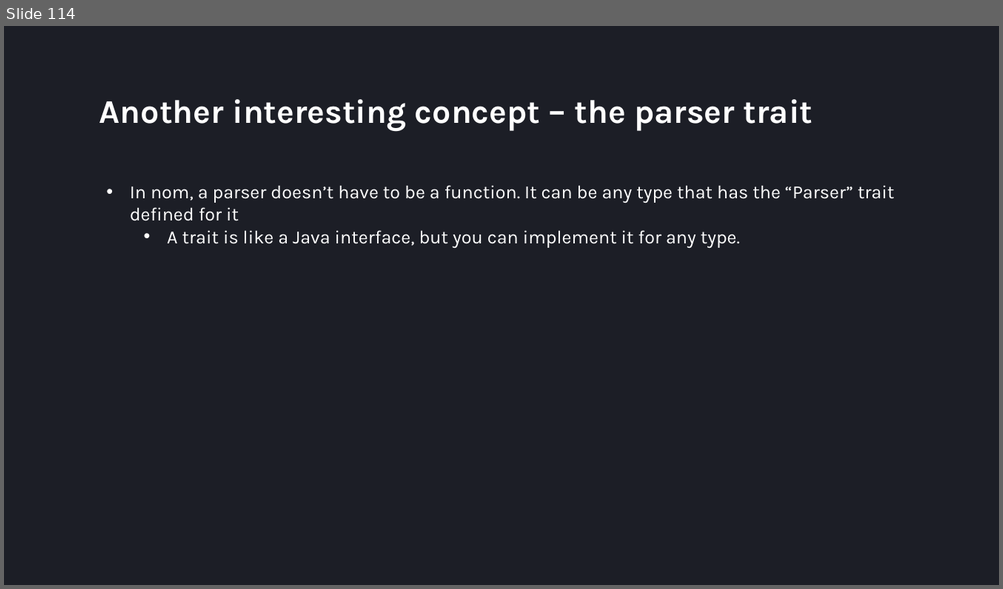
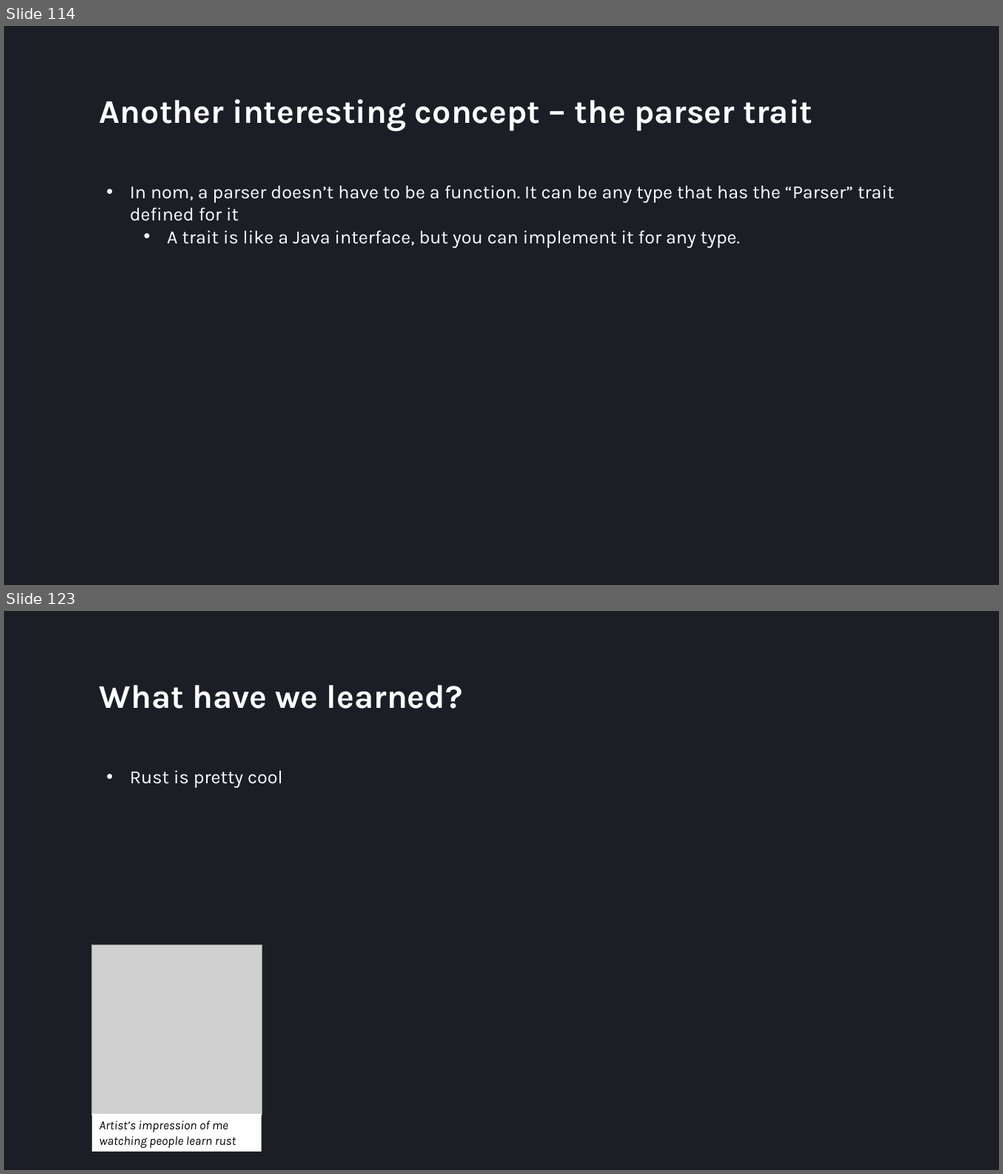
Before and after one commit to villuna/parsers-talk, a slide deck: presentation/presentation.pptx. Shown one above the other, each under a label of ours: slide 114 before the commit, slides 114 and 123 after it; the slides between them are not shown. The pictures are 1003x589 and 1003x1174 pixels, drawn with LibreOffice and Linux fonts; fonts in the diff are those of the drawing; grey boxes stand for pictures. Boxes give left, top, right and bottom in pixels: in the first picture for what was removed or moved away, otherwise in the second. Text is boxed around its words. In the diff, an @@ line names an element or a change of style, - is before the commit and + after.

```diff
--- a/presentation/presentation.pptx
+++ b/presentation/presentation.pptx
@@ slide 123 added at [4, 611, 999, 1170], background #1C1E26 @@
@@ title added at [99, 685, 463, 709], 32 pt, text #FFFFFF, bold @@
+What have we learned?
@@ text added at [130, 770, 283, 788], 18 pt, text #FFFFFF @@
+• Rust is pretty cool
@@ picture added at [92, 945, 262, 1116] @@
@@ rectangle added at [92, 1115, 262, 1152], fill #FFFFFF, 12 pt, text #000000, italic @@
+Artist’s impression of me watching people learn rust
```
Also in this commit, not shown: 1 slide changed, 35 other slides added, 1 slide removed, 5 other files.
